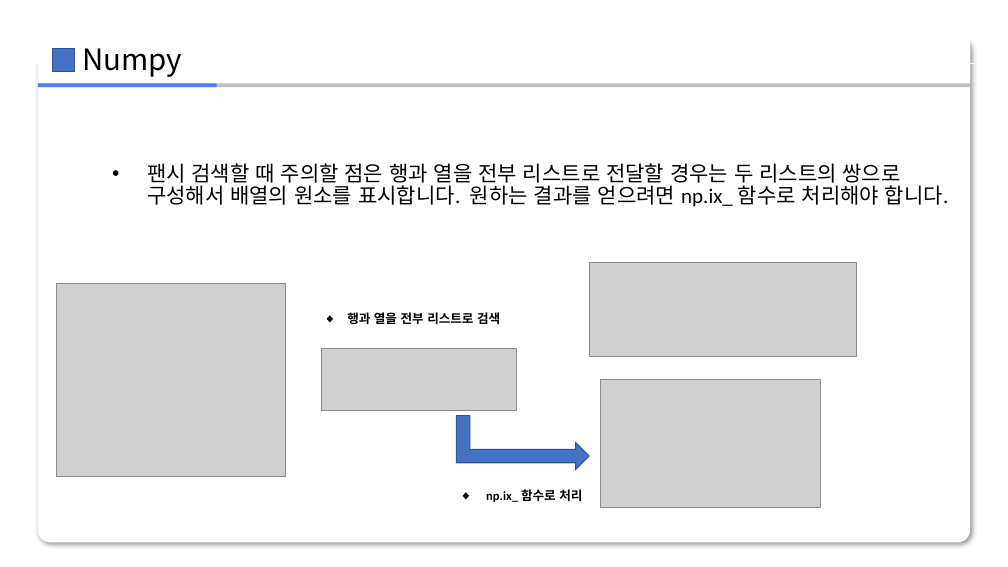
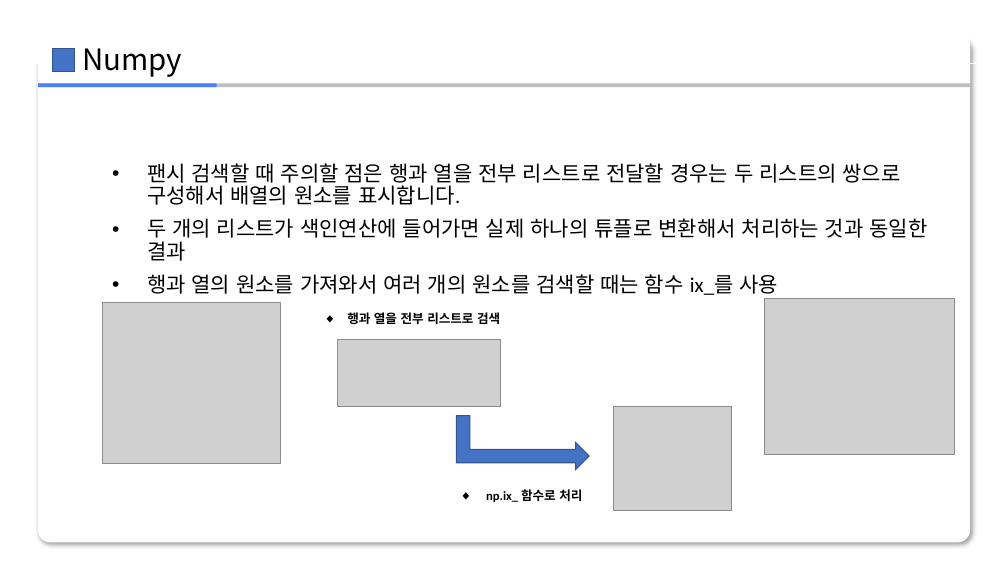
Before and after one commit to zerosum99/numpy_itple, a slide deck: slide 23 of 03장/[넘파이]03장.pptx (slide 11 before the commit). Drawn at 1008x567 pixels with LibreOffice and Linux fonts; fonts in the diff are those of the drawing; grey boxes stand for pictures; background and template pictures are left out. Boxes give left, top, right and bottom in pixels: in the first picture for what was removed or moved away, otherwise in the second. Text is boxed around its words. In the diff, an @@ line names an element or a change of style, - is before the commit and + after.

```diff
--- a/03장/[넘파이]03장.pptx
+++ b/03장/[넘파이]03장.pptx
@@ text at <box>147,163,928,295</box>: text changed @@
-• 팬시 검색할 때 주의할 점은 행과 열을 전부 리스트로 전달할 경우는 두 리스트의 쌍으로 구성해서 배열의 원소를 표시합니다. 원하는 결과를 얻으려면 np.ix_ 함수로 처리해야 합니다.
+• 팬시 검색할 때 주의할 점은 행과 열을 전부 리스트로 전달할 경우는 두 리스트의 쌍으로 구성해서 배열의 원소를 표시합니다.
+• 두 개의 리스트가 색인연산에 들어가면 실제 하나의 튜플로 변환해서 처리하는 것과 동일한 결과
+• 행과 열의 원소를 가져와서 여러 개의 원소를 검색할 때는 함수 ix_를 사용
@@ picture removed at <box>589,262,856,356</box> @@
@@ picture added at <box>765,298,955,454</box> @@
@@ picture: place and size @@
-picture at <box>57,284,286,476</box>
+picture at <box>102,302,281,464</box>
@@ picture: place and size @@
-picture at <box>321,349,517,411</box>
+picture at <box>337,340,501,407</box>
@@ picture removed at <box>600,380,821,507</box> @@
@@ picture added at <box>613,407,731,510</box> @@
```
Also in this commit, not shown: 11 other slides changed, 23 slides added, 3 slides removed, 1 other file.
